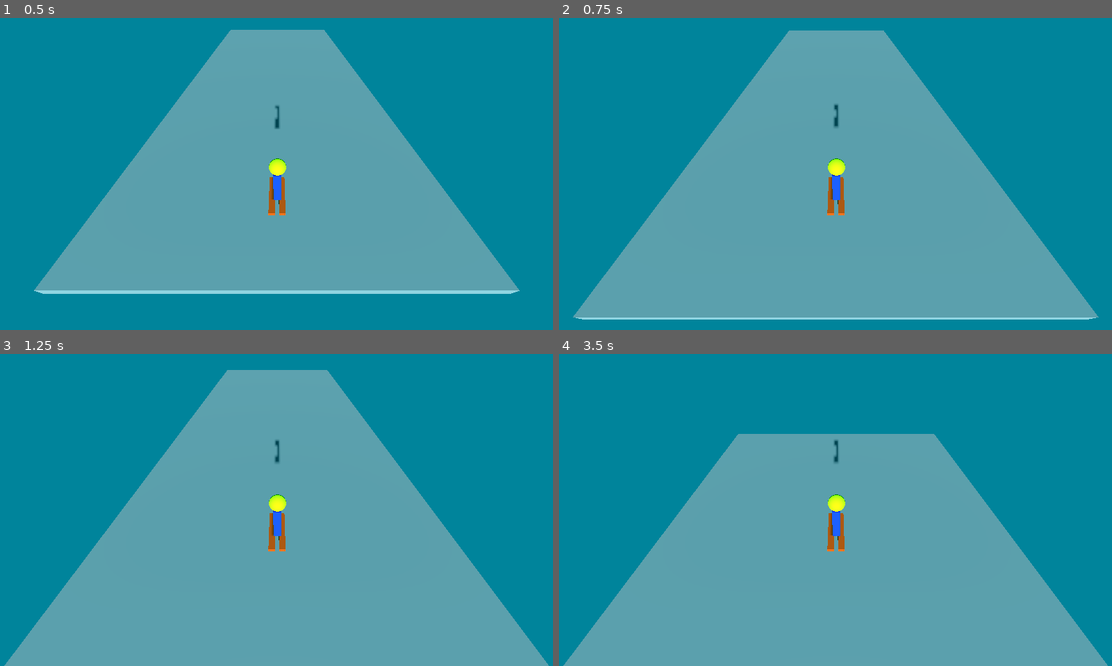
Above: before the commit, frames 1-4 (two rows, left to right).
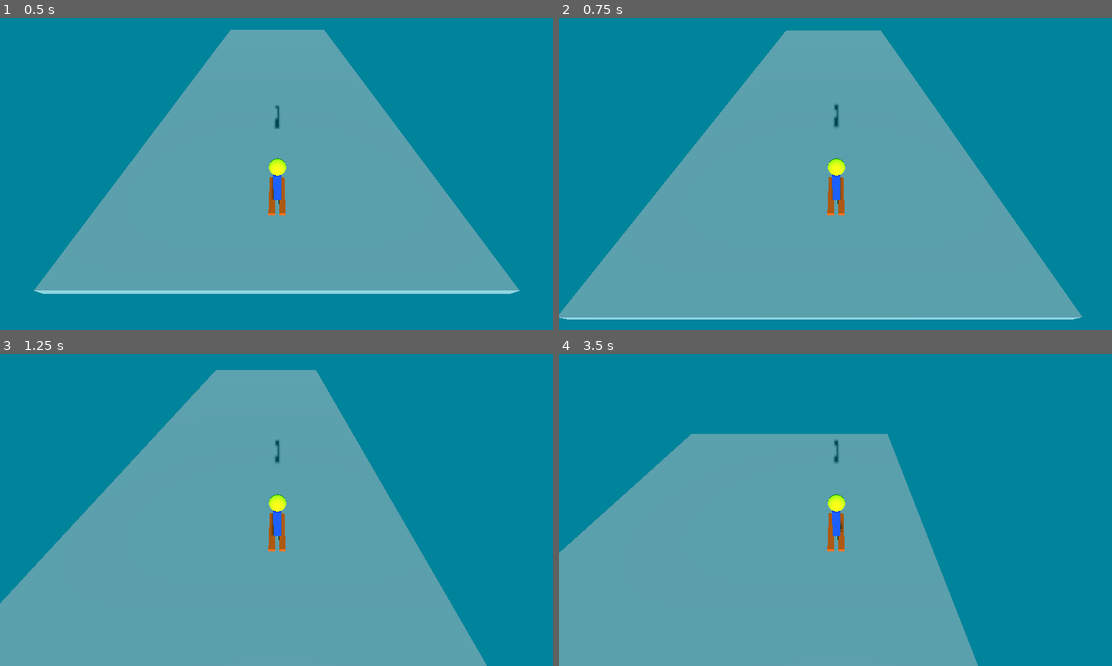
Above: after the commit, the same moments.

Repository: PaulMFleming/classic_games
Game: Godot game, scene res://Collision/Collision.tscn
Two runs of this game, one before a commit and one after it. Both use one fixed random seed, a clock stepped at 60 frames per second and the inputs below. The project has no main scene, so this scene is started directly.
Inputs (mouse positions are in pixels of both pictures, inside the frame that each line leads up to):
- Up to frame 1 (0.5 s): no input
- Up to frame 2 (0.75 s): move the mouse to (957, 158) at 0.52 s; hold Right from 0.53 s (still down); click (957, 158) at 0.67 s
- Up to frame 3 (1.25 s): keep holding Right
- Up to frame 4 (3.5 s): move the mouse to (724, 525) at 1.27 s; release Right at 1.28 s; hold Left 1.28-2.03 s; move the mouse to (890, 441) at 2.02 s; hold Right from 2.03 s (still down); move the mouse to (807, 572) at 2.77 s; click (807, 572) at 2.92 s

Frame 1 is identical in both runs. In frame 2, 3.2% of the frame differs, in the area x 0-98%, y 4-97%; in frame 3, 12%; in frame 4, 20%, in the area x 0-100%, y 25-100%.

Commit message:
add player movement script

Diff:
--- a/godot/four_mini_projects/Collision/Collision.tscn
+++ b/godot/four_mini_projects/Collision/Collision.tscn
@@ -1,4 +1,6 @@
-[gd_scene load_steps=12 format=3 uid="uid://lp5onwittxie"]
+[gd_scene load_steps=13 format=3 uid="uid://lp5onwittxie"]
+
+[ext_resource type="Script" path="res://Collision/PlayerMovement.gd" id="1_23r6t"]
 
 [sub_resource type="BoxMesh" id="BoxMesh_wj1a0"]
 
@@ -45,6 +47,7 @@
 [node name="Player" type="RigidBody3D" parent="."]
 transform = Transform3D(1, 0, 0, 0, 1, 0, 0, 0, 1, 0.0197513, 6.43409, 12.8898)
 physics_material_override = SubResource("PhysicsMaterial_qaa0f")
+script = ExtResource("1_23r6t")
 
 [node name="Body" type="MeshInstance3D" parent="Player"]
 transform = Transform3D(0.124987, -0.00620572, -0.00140196, 0.00162458, 0.497895, 0.018149, 0.000731751, -0.0454133, 0.19917, 0, 1.06314, 0.0218098)
--- /dev/null
+++ b/godot/four_mini_projects/Collision/PlayerMovement.gd
@@ -0,0 +1,9 @@
+extends RigidBody3D
+
+@export var move_speed : float = 2.0
+
+func _physics_process(delta):
+	if Input.is_key_pressed(KEY_LEFT):
+		linear_velocity.x = -move_speed
+	if Input.is_key_pressed(KEY_RIGHT):
+		linear_velocity.x = move_speed
